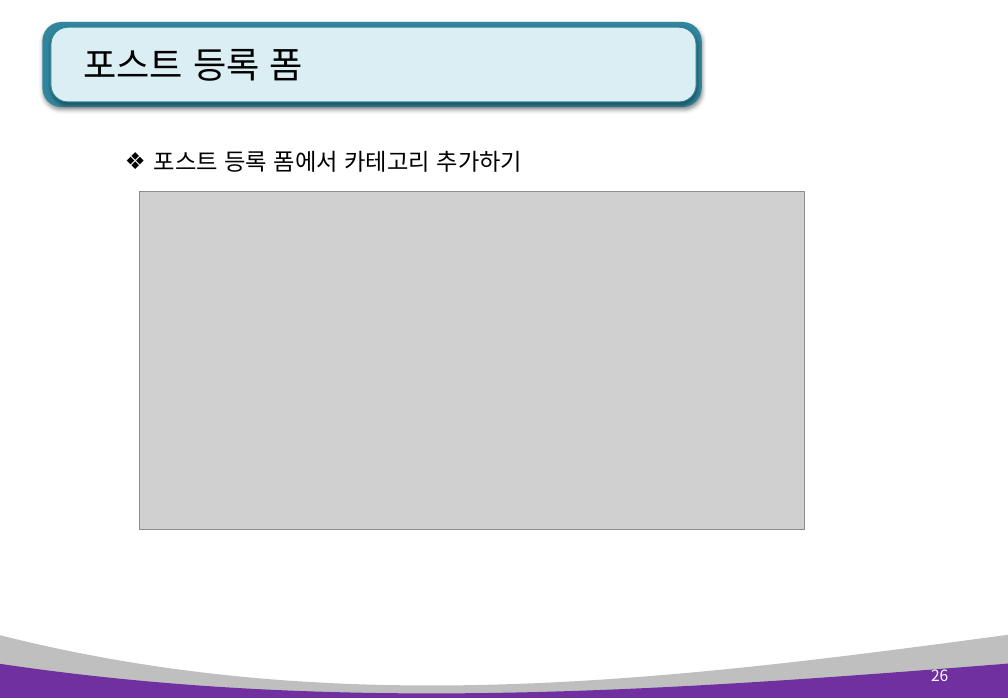
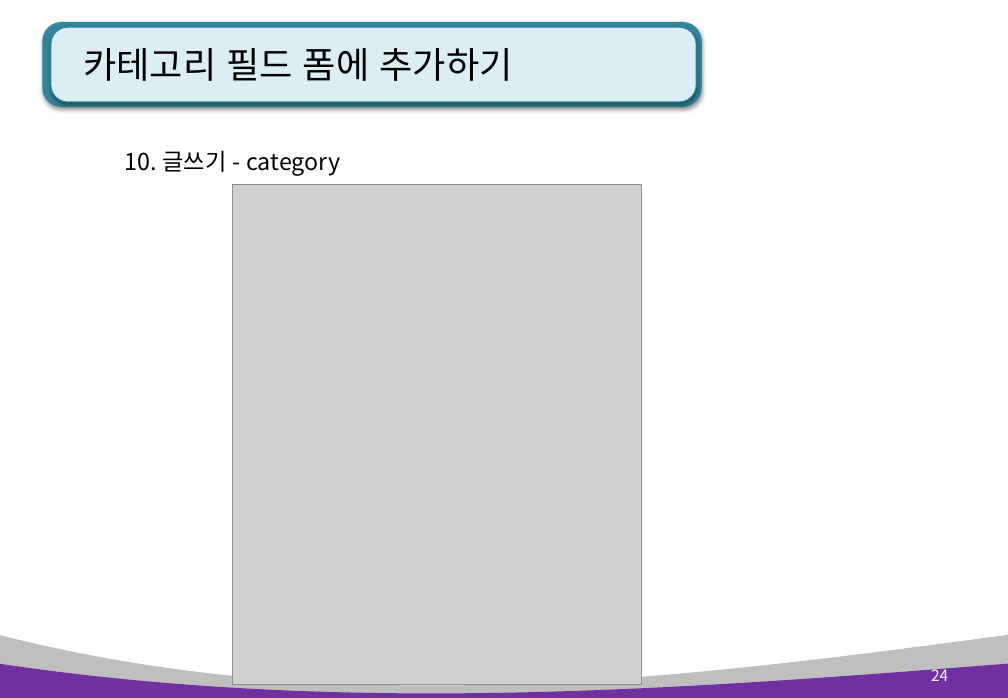
Before and after one commit to kiyongee2/green_project_web, a slide deck: slide 24 of django_ppt/blog_ppt/3장. blog 글수정, 삭제 및 카테고리.pptx (slide 26 before the commit). Drawn at 1008x698 pixels with LibreOffice and Linux fonts; fonts in the diff are those of the drawing; grey boxes stand for pictures. Boxes give left, top, right and bottom in pixels: in the first picture for what was removed or moved away, otherwise in the second. Text is boxed around its words. In the diff, an @@ line names an element or a change of style, - is before the commit and + after.

Commit message:
category ppt

```diff
--- a/django_ppt/blog_ppt/3장. blog 글수정, 삭제 및 카테고리.pptx
+++ b/django_ppt/blog_ppt/3장. blog 글수정, 삭제 및 카테고리.pptx
@@ title at box(83, 48, 513, 81): text changed @@
-포스트 등록 폼
+카테고리 필드 폼에 추가하기
@@ text at box(125, 150, 340, 176): text changed @@
-❖ 포스트 등록 폼에서 카테고리 추가하기
+10. 글쓰기 - category
@@ picture removed at box(139, 192, 804, 530) @@
@@ picture added at box(233, 184, 641, 684) @@
@@ page number at box(931, 666, 948, 681): text changed @@
-26
+24
```
Also in this commit, not shown: 15 other slides changed, 2 other files.
